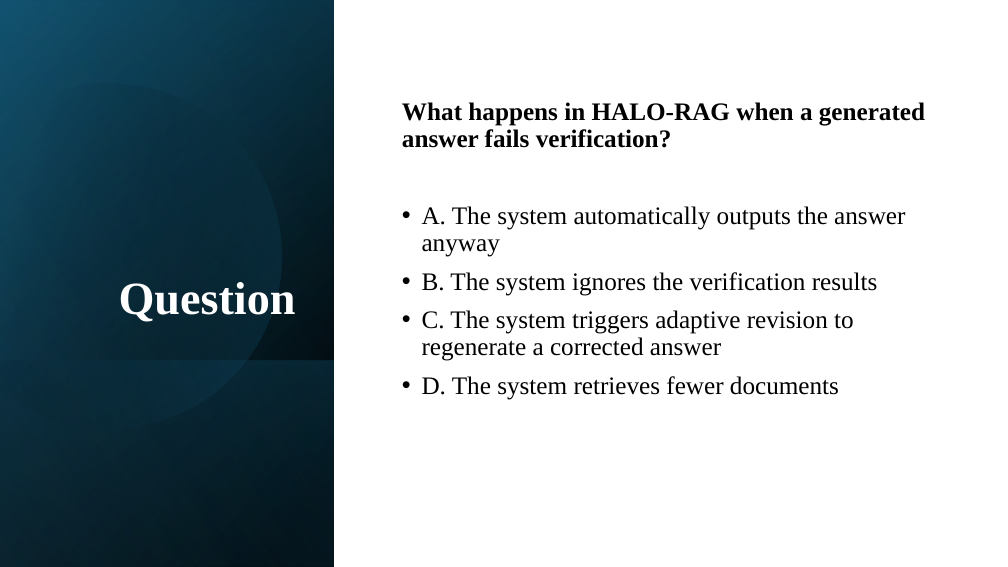
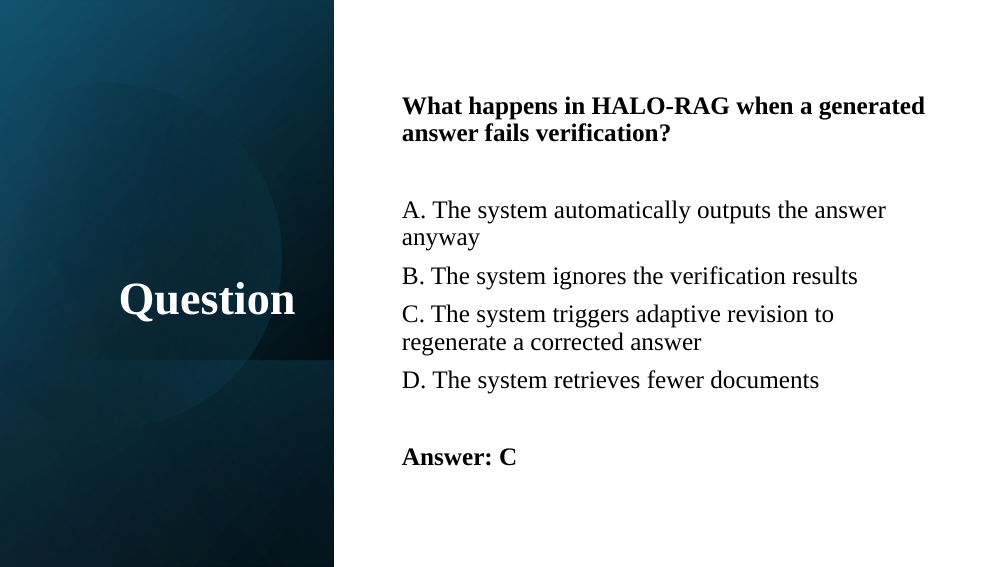
Before and after one commit to hemanthballa07/HALO-RAG, a slide deck: slide 19 of HALO-RAG_Presentation.pptx. Drawn at 1008x567 pixels with LibreOffice and Linux fonts; fonts in the diff are those of the drawing. Boxes give left, top, right and bottom in pixels: in the first picture for what was removed or moved away, otherwise in the second. Text is boxed around its words. In the diff, an @@ line names an element or a change of style, - is before the commit and + after.

Commit message:
updated slides

```diff
--- a/HALO-RAG_Presentation.pptx
+++ b/HALO-RAG_Presentation.pptx
@@ text at bbox=[402, 200, 886, 394]: bullet • to none @@
@@ text at bbox=[402, 448, 517, 466]: paragraph added @@
+Answer: C
```
